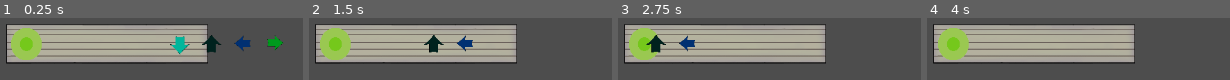
Above: before the commit, frames 1-4 (left to right).
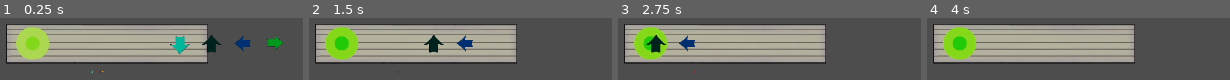
Above: after the commit, the same moments.

Repository: MauroEscalante-Hub/Symphony-of-the-Cryptids
Game: Godot game, scene res://escenas/JuegoRitmo/barra de flechas.tscn
The game is run twice, just before and just after one commit, with the same random seed, the same clock (stepped at 60 frames per second) and the same inputs. This scene is started directly instead of the project's main scene.
Inputs:
- Up to frame 1 (0.25 s): no input
- Up to frame 2 (1.5 s): tap Enter at 0.5 s; hold Right (ui_right) 0.53-1.28 s; hold Down (ui_down) from 1.28 s (still down)
- Up to frame 3 (2.75 s): release Down (ui_down) at 2.03 s; hold Right (ui_right) from 2.03 s (still down)
- Up to frame 4 (4 s): release Right (ui_right) at 2.78 s; hold Up (ui_up) 2.78-3.53 s; hold Left (ui_left) from 3.53 s (still down)

The runs differ from the first frame. In frame 1, 3.3% of the frame differs, in the area x 3-35%, y 14-89%; in frame 2, 5.1%, in the area x 3-31%, y 14-89%; in frame 3, 4.3%; in frame 4, 5.1%.

Commit message:
Cambios de Sprites y Hit

Diff:
--- a/symphony-of-the-cryptids/escenas/JuegoRitmo/Notas.tscn
+++ b/symphony-of-the-cryptids/escenas/JuegoRitmo/Notas.tscn
@@ -1,7 +1,7 @@
 [gd_scene format=3 uid="uid://bpar036p0nnqa"]
 
 [ext_resource type="Texture2D" uid="uid://ckb7mm7jq4knr" path="res://escenas/JuegoRitmo/71 sin título_20260526225840.png" id="1_7f4lj"]
-[ext_resource type="Script" uid="uid://cgxxskucmusgg" path="res://sprite_2d.gd" id="2_kf64f"]
+[ext_resource type="Script" uid="uid://cgxxskucmusgg" path="res://scripts/sprite_2d.gd" id="2_kf64f"]
 
 [node name="Node2D" type="Node2D" unique_id=8474774]
 
--- /dev/null
+++ b/symphony-of-the-cryptids/escenas/JuegoRitmo/animated_sprite_2d.gd
@@ -0,0 +1,24 @@
+extends AnimatedSprite2D
+
+@onready var Notas = preload("res://escenas/JuegoRitmo/Notas.tscn")
+@export var Tocar = ""
+
+# Called when the node enters the scene tree for the first time.
+func _ready() -> void:
+	CrearNotas() # Replace with function body.
+
+
+# Called every frame. 'delta' is the elapsed time since the previous frame.
+func _process(delta: float) -> void:
+	if Input.is_action_just_pressed(Tocar):
+		print(Tocar)
+
+	if Input.is_anything_pressed():
+		$".".play("Detecta")
+	else:
+		$".".play("Inicio")
+
+
+func CrearNotas():
+	var Flechas = Notas.instantiate()
+	add_child(Flechas)
--- a/symphony-of-the-cryptids/escenas/JuegoRitmo/barra de flechas.tscn
+++ b/symphony-of-the-cryptids/escenas/JuegoRitmo/barra de flechas.tscn
@@ -2,8 +2,36 @@
 
 [ext_resource type="Texture2D" uid="uid://cvn08uttojhf5" path="res://escenas/JuegoRitmo/69 sin título_20260526200358.png" id="1_mvwfs"]
 [ext_resource type="Texture2D" uid="uid://p825cy4ti3wd" path="res://escenas/JuegoRitmo/70 sin título_20260526215100.png" id="2_0d2st"]
-[ext_resource type="Script" uid="uid://drkg1wx1di468" path="res://escenas/hit.gd" id="3_a3yoa"]
 [ext_resource type="PackedScene" uid="uid://bpar036p0nnqa" path="res://escenas/JuegoRitmo/Notas.tscn" id="4_0d2st"]
+[ext_resource type="Texture2D" uid="uid://dh75lh8qstkxk" path="res://escenas/JuegoRitmo/70 sin título_20260526221355.png" id="5_u0o7d"]
+[ext_resource type="Script" uid="uid://bw5eiwlapofg3" path="res://escenas/JuegoRitmo/animated_sprite_2d.gd" id="6_hnju4"]
+
+[sub_resource type="AtlasTexture" id="AtlasTexture_i06d7"]
+atlas = ExtResource("5_u0o7d")
+region = Rect2(0, 0, 1080, 720)
+
+[sub_resource type="AtlasTexture" id="AtlasTexture_jk5kk"]
+atlas = ExtResource("2_0d2st")
+region = Rect2(0, 0, 1080, 720)
+
+[sub_resource type="SpriteFrames" id="SpriteFrames_q61cd"]
+animations = [{
+"frames": [{
+"duration": 1.0,
+"texture": SubResource("AtlasTexture_i06d7")
+}],
+"loop": true,
+"name": &"Detecta",
+"speed": 5.0
+}, {
+"frames": [{
+"duration": 1.0,
+"texture": SubResource("AtlasTexture_jk5kk")
+}],
+"loop": true,
+"name": &"Inicio",
+"speed": 5.0
+}]
 
 [node name="Node2D" type="Node2D" unique_id=1366764804]
 
@@ -13,13 +41,13 @@
 scale = Vector2(0.3398148, 0.39340276)
 texture = ExtResource("1_mvwfs")
 
-[node name="Hit" type="Sprite2D" parent="." unique_id=144479633]
-modulate = Color(0.8039216, 0.78431374, 0.6117647, 1)
-position = Vector2(436, 348)
-scale = Vector2(0.102314785, 0.1076389)
-texture = ExtResource("2_0d2st")
-script = ExtResource("3_a3yoa")
-Tocar = "F.Arriba"
+[node name="AnimatedSprite2D" type="AnimatedSprite2D" parent="." unique_id=1218329956]
+modulate = Color(0.89411765, 0.84705883, 0.6039216, 1)
+position = Vector2(444.99997, 347)
+scale = Vector2(0.1100695, 0.10833328)
+sprite_frames = SubResource("SpriteFrames_q61cd")
+animation = &"Inicio"
+script = ExtResource("6_hnju4")
 
 [node name="Node2D" parent="." unique_id=8474774 instance=ExtResource("4_0d2st")]
 modulate = Color(0, 0.7727801, 0.6796827, 1)
Binary file added: symphony-of-the-cryptids/escenas/JuegoRitmo/70 sin título_20260526221355.png
Not shown, added: symphony-of-the-cryptids/escenas/JuegoRitmo/70 sin título_20260526221355.png.import
Not shown, added: symphony-of-the-cryptids/escenas/JuegoRitmo/animated_sprite_2d.gd.uid
